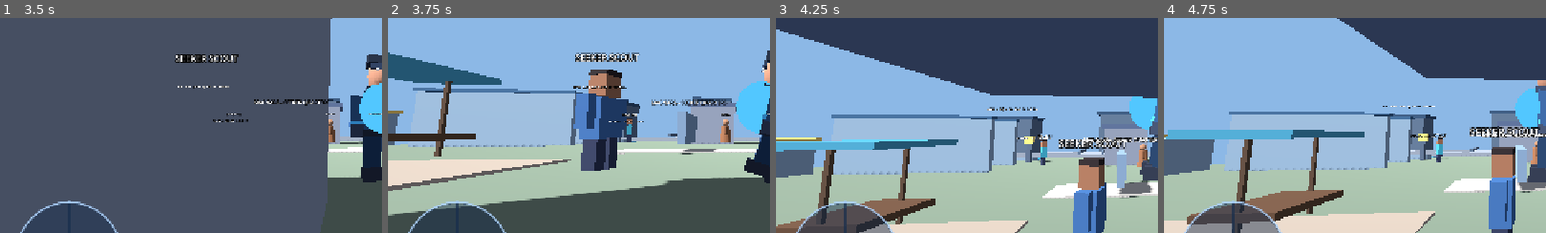
Above: before the commit, frames 1-4 (left to right).
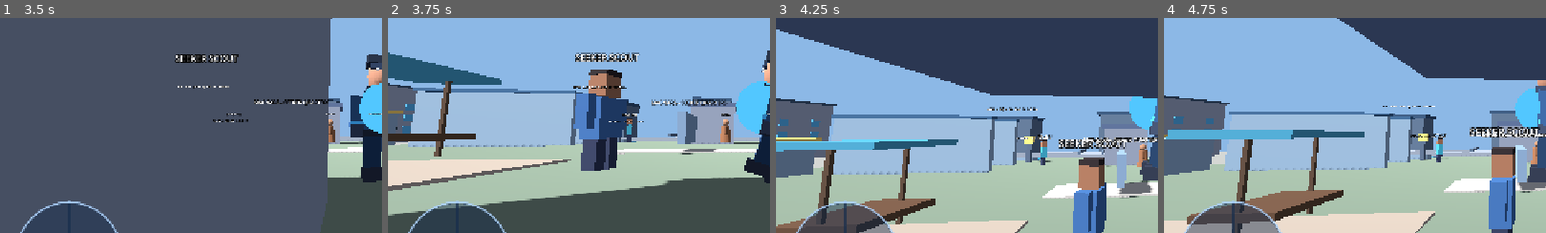
Above: after the commit, the same moments.

Repository: Hazeues12/Seeker-s-Codex-Game
Game: Godot game, scene res://scenes/main.tscn
The game is run twice, just before and just after one commit, with the same random seed, the same clock (stepped at 60 frames per second) and the same inputs.
Inputs (mouse positions are % of the whole screen's width and height, from its top left):
- Up to frame 1 (3.5 s): tap Enter (ui_accept) at 0.5, 0.77 s; move the mouse to (72, 45) at 0.52 s; hold Right (ui_right) 0.53-1.25 s; hold Space 0.53-1.25 s; click (72, 45) at 0.67 s; drag from (30, 55) to (45, 70) at 1.27 s; move the mouse to (60, 28) at 2.02 s; hold Right (ui_right) 2.03-2.75 s; hold Q 2.03-2.75 s; drag from (45, 70) to (20, 35) at 2.77 s
- Up to frame 2 (3.75 s): move the mouse to (80, 65) at 3.52 s; hold Left (ui_left) from 3.53 s (still down); hold E from 3.53 s (still down)
- Up to frame 3 (4.25 s): keep holding Left (ui_left); keep holding E; tap Enter (ui_accept) at 3.77 s
- Up to frame 4 (4.75 s): release Left (ui_left) at 4.25 s; release E at 4.25 s; drag from (20, 35) to (35, 25) at 4.27 s
The pictures show only the part of the screen within x 0-50%, y 31-81%; the shares and areas given below are measured in that part.

Frame 1 is identical in both runs. In frame 2, 1.3% of the frame differs, in the area x 0-8%, y 30-60%; in frame 3, 2.7%, in the area x 0-16%, y 37-70%; in frame 4, 2.6%.

Commit message:
V0.40 establish canon-aware Ring Two city bands and modular streaming

Diff:
--- a/scenes/main.tscn
+++ b/scenes/main.tscn
@@ -8,6 +8,7 @@
 [ext_resource type="Script" path="res://ui/seeker_creator.gd" id="6"]
 [ext_resource type="Script" path="res://world/quarter_life.gd" id="7"]
 [ext_resource type="Script" path="res://world/traversal_course.gd" id="8"]
+[ext_resource type="Script" path="res://world/magnara_ring_two.gd" id="9"]
 
 [sub_resource type="BoxMesh" id="GroundMesh"]
 size = Vector3(60, 1, 60)
@@ -58,3 +59,6 @@
 
 [node name="TraversalCourse" type="Node3D" parent="."]
 script = ExtResource("8")
+
+[node name="MagnaraRingTwo" type="Node3D" parent="."]
+script = ExtResource("9")
--- a/systems/hub_manager.gd
+++ b/systems/hub_manager.gd
@@ -830,7 +830,7 @@
     var position_data: Variant = data.get("position", [])
     if typeof(position_data) == TYPE_ARRAY and position_data.size() == 3:
         var new_pos := Vector3(float(position_data[0]), float(position_data[1]), float(position_data[2]))
-        if absf(new_pos.x) < 28.0 and absf(new_pos.z) < 28.0:
+        if absf(new_pos.x) < 33.5 and new_pos.z > -29.5 and new_pos.z < 129.0:
             player.global_position = new_pos
             player.velocity = Vector3.ZERO
     var yaw: float = float(data.get("camera_yaw", 0.0))
--- /dev/null
+++ b/world/magnara_ring_two.gd
@@ -0,0 +1,199 @@
+extends Node3D
+
+# V0.40: Canon-aware Ring Two expansion and distance-based modular districts.
+# Local map bearings are a game prototype, NOT locked compass geography.
+# Chapter 90 source priority: public quarter -> professional band -> secured Citadel.
+const LOAD_DISTANCE: float = 66.0
+const UNLOAD_DISTANCE: float = 84.0
+const REGIONS = {
+    "public": 46.0,
+    "professional": 82.0,
+    "citadel_approach": 116.0,
+}
+var player: Node3D
+var ticks: float = 0.0
+var active_regions: Dictionary = {}
+var material_cache: Dictionary = {}
+
+func _ready() -> void:
+    call_deferred("_initialize")
+
+func _initialize() -> void:
+    player = get_parent().get_node_or_null("Player") as Node3D
+    # One connected collision floor instead of an endless fully-loaded world.
+    var ground := StaticBody3D.new()
+    ground.name = "ConnectedRingTwoGround"
+    add_child(ground)
+    _part(ground, "Ground", Vector3(0.0, 0.0, 85.0), Vector3(68.0, 1.0, 111.0), Color(0.55, 0.54, 0.50), true)
+    _refresh_regions()
+
+func _process(delta: float) -> void:
+    ticks += delta
+    if ticks >= 0.55:
+        ticks = 0.0
+        _refresh_regions()
+
+func _refresh_regions() -> void:
+    if not is_instance_valid(player):
+        return
+    for id in REGIONS:
+        var target_z: float = float(REGIONS[id])
+        var distance: float = absf(player.global_position.z - target_z)
+        if not active_regions.has(id) and distance < LOAD_DISTANCE:
+            var section := Node3D.new()
+            section.name = "Region_" + str(id)
+            section.add_to_group("margerina_streamed_region")
+            add_child(section)
+            match str(id):
+                "public": _public_quarter(section)
+                "professional": _professional_quarter(section)
+                "citadel_approach": _citadel_approach(section)
+            active_regions[id] = section
+        elif active_regions.has(id) and distance > UNLOAD_DISTANCE:
+            var old: Node3D = active_regions[id]
+            active_regions.erase(id)
+            old.queue_free()
+
+func _mat(color: Color) -> StandardMaterial3D:
+    var key: String = str(color)
+    if material_cache.has(key):
+        return material_cache[key]
+    var result := StandardMaterial3D.new()
+    result.albedo_color = color
+    result.roughness = 0.77
+    material_cache[key] = result
+    return result
+
+func _part(parent: Node3D, label: String, center: Vector3, dimensions: Vector3, color: Color, solid: bool = false, wall: bool = false) -> void:
+    var mesh := MeshInstance3D.new()
+    mesh.name = label
+    var shape := BoxMesh.new()
+    shape.size = dimensions
+    mesh.mesh = shape
+    mesh.position = center
+    mesh.material_override = _mat(color)
+    mesh.cast_shadow = GeometryInstance3D.SHADOW_CASTING_SETTING_OFF
+    parent.add_child(mesh)
+    if solid:
+        var body := StaticBody3D.new()
+        body.name = label + "Collision"
+        if wall:
+            body.add_to_group("traversal_wall")
+        mesh.add_child(body)
+        var collider := CollisionShape3D.new()
+        var volume := BoxShape3D.new()
+        volume.size = dimensions
+        collider.shape = volume
+        body.add_child(collider)
+
+func _tag(parent: Node3D, message: String, center: Vector3, scale: int = 38) -> void:
+    var label := Label3D.new()
+    label.text = message
+    label.font_size = scale
+    label.pixel_size = 0.006
+    label.position = center
+    label.billboard = BaseMaterial3D.BILLBOARD_ENABLED
+    label.no_depth_test = true
+    parent.add_child(label)
+
+func _road(parent: Node3D, start: float, length: float) -> void:
+    _part(parent, "FourCarriagePaleStoneAvenue", Vector3(12.0, 0.535, start + length * 0.5), Vector3(12.5, 0.065, length), Color(0.72, 0.68, 0.61))
+    for n in range(int(length / 8.0)):
+        var zz: float = start + float(n) * 8.0 + 4.0
+        _part(parent, "AvenuePavingJoint", Vector3(12.0, 0.579, zz), Vector3(12.2, 0.02, 0.08), Color(0.60, 0.59, 0.55))
+
+func _sigil_lamp(parent: Node3D, x: float, z: float) -> void:
+    var bronze := Color(0.48, 0.33, 0.19)
+    _part(parent, "BronzeResonanceLamp", Vector3(x, 1.55, z), Vector3(0.17, 2.0, 0.17), bronze)
+    _part(parent, "SealedGlassLantern", Vector3(x, 2.62, z), Vector3(0.52, 0.63, 0.52), Color(0.42, 0.78, 0.92))
+    _part(parent, "SigilBronzeCrown", Vector3(x, 2.98, z), Vector3(0.65, 0.13, 0.65), bronze)
+
+func _building(parent: Node3D, label: String, x: float, z: float, floors: int, stone: Color) -> void:
+    var height: float = 2.5 + float(floors) * 1.35
+    _part(parent, label, Vector3(x, 0.5 + height * 0.5, z), Vector3(7.0, height, 6.4), stone, true, true)
+    _part(parent, label + "Roof", Vector3(x, 0.58 + height, z), Vector3(7.45, 0.2, 6.9), Color(0.24, 0.31, 0.38), true)
+    for level in range(floors):
+        var window_y: float = 2.0 + float(level) * 1.35
+        for ix in [-1.65, 1.65]:
+            _part(parent, label + "Window", Vector3(x + ix, window_y, z - 3.23), Vector3(0.88, 0.77, 0.05), Color(0.32, 0.62, 0.75))
+    _part(parent, label + "Door", Vector3(x, 1.4, z - 3.23), Vector3(1.25, 1.8, 0.06), Color(0.20, 0.25, 0.28))
+
+func _public_quarter(parent: Node3D) -> void:
+    _road(parent, 30.5, 39.0)
+    var canal := Color(0.12, 0.44, 0.62)
+    _part(parent, "BlueResonanceCanal", Vector3(-11.0, 0.578, 49.5), Vector3(3.8, 0.085, 38.0), canal)
+    for bank in [-13.3, -8.7]:
+        _part(parent, "StoneCanalEdge", Vector3(bank, 0.83, 49.5), Vector3(0.42, 0.46, 38.2), Color(0.63, 0.61, 0.60))
+    for z in [41.5, 59.0]:
+        _part(parent, "IronFootbridge", Vector3(-11.0, 0.93, z), Vector3(7.2, 0.27, 2.8), Color(0.30, 0.33, 0.38), true)
+        for side in [-1.3, 1.3]:
+            _part(parent, "IronBridgeRail", Vector3(-11.0, 1.43, z + side), Vector3(7.3, 0.86, 0.10), Color(0.26, 0.28, 0.30))
+    for i in range(4):
+        var z: float = 35.0 + float(i) * 9.0
+        _building(parent, "CivicResidence_%d" % i, 25.0 if i % 2 == 0 else -23.0, z, 2 + i % 2, Color(0.57, 0.58, 0.61))
+        _sigil_lamp(parent, 19.0, z + 1.8)
+    _tag(parent, "RING TWO / PUBLIC QUARTER", Vector3(11.7, 4.2, 36.0), 46)
+    _tag(parent, "INNS  |  NOODLES  |  LAUNDRY  |  RESIDENCES", Vector3(12.0, 3.35, 54.5), 29)
+    _tag(parent, "BLUE RESONANCE CANAL", Vector3(-11.0, 3.2, 46.0), 33)
+    _part(parent, "NoodleStallCounter", Vector3(3.1, 1.15, 53.5), Vector3(2.2, 1.25, 1.6), Color(0.48, 0.30, 0.18))
+    _part(parent, "PublicLaundryRack", Vector3(2.7, 2.0, 62.0), Vector3(2.9, 0.12, 0.16), Color(0.68, 0.62, 0.48))
+
+func _professional_quarter(parent: Node3D) -> void:
+    _road(parent, 69.5, 35.5)
+    var stone := Color(0.53, 0.58, 0.64)
+    _building(parent, "RegistrationAndCertification", -1.0, 79.0, 3, stone)
+    _building(parent, "SeekerMedicalHall", 26.0, 80.0, 3, Color(0.63, 0.62, 0.60))
+    _building(parent, "SoulwrightOffices", -1.0, 98.0, 3, Color(0.46, 0.54, 0.59))
+    _building(parent, "NightBarracks", 26.0, 99.0, 3, stone)
+    _part(parent, "MartialTrainingCourt", Vector3(-19.0, 0.59, 86.0), Vector3(10.0, 0.16, 12.0), Color(0.47, 0.47, 0.46))
+    for i in range(4):
+        var x: float = -23.0 + float(i % 2) * 7.0
+        var z: float = 83.0 + float(i / 2) * 6.0
+        _part(parent, "TrainingSparringPost", Vector3(x, 1.55, z), Vector3(0.28, 2.0, 0.28), Color(0.53, 0.33, 0.20))
+    for z in [75.0, 88.0, 100.0]:
+        _sigil_lamp(parent, 19.0, z)
+    _tag(parent, "RING TWO / SEEKER PROFESSIONAL PRECINCT", Vector3(11.0, 4.6, 76.0), 38)
+    _tag(parent, "REGISTRATION / CERTIFICATION", Vector3(-1.0, 8.0, 79.0), 27)
+    _tag(parent, "MEDICAL TRAINING", Vector3(26.0, 8.0, 80.0), 29)
+    _tag(parent, "SOULWRIGHT DIVISION", Vector3(-1.0, 8.0, 98.0), 28)
+    _tag(parent, "BARRACKS", Vector3(26.0, 8.0, 99.0), 29)
+
+func _citadel_approach(parent: Node3D) -> void:
+    _road(parent, 105.0, 24.0)
+    for x in [4.0, 20.0]:
+        _part(parent, "BasaltCitadelRampart", Vector3(x, 3.9, 119.0), Vector3(8.0, 6.7, 2.2), Color(0.13, 0.17, 0.20), true)
+        _part(parent, "GoldRampartCap", Vector3(x, 7.4, 119.0), Vector3(8.2, 0.42, 2.5), Color(0.66, 0.52, 0.25))
+    _part(parent, "WesternSecurePerimeter", Vector3(-16.0, 6.0, 119.0), Vector3(36.0, 11.0, 2.2), Color(0.13, 0.17, 0.20), true)
+    _part(parent, "EasternSecurePerimeter", Vector3(40.0, 6.0, 119.0), Vector3(34.0, 11.0, 2.2), Color(0.13, 0.17, 0.20), true)
+    # A gated silhouette marks the security boundary; access is not claimed as canon.
+    _part(parent, "RestrictedCitadelGate", Vector3(12.0, 3.5, 119.0), Vector3(8.0, 5.6, 0.55), Color(0.20, 0.25, 0.29), true)
+    _tag(parent, "SECURED CITADEL PRECINCT / AUTHORIZATION REQUIRED", Vector3(12.0, 8.3, 114.0), 34)
+    # Hexagonal black-and-gold Citadel with thirteen distant towers.
+    var center := Vector3(12.0, 0.0, 153.0)
+    var mass := MeshInstance3D.new()
+    mass.name = "CitadelHexagonalMass"
+    var hex := CylinderMesh.new()
+    hex.radial_segments = 6
+    hex.top_radius = 11.0
+    hex.bottom_radius = 13.0
+    hex.height = 22.0
+    mass.mesh = hex
+    mass.material_override = _mat(Color(0.10, 0.13, 0.16))
+    mass.position = center + Vector3(0.0, 11.0, 0.0)
+    parent.add_child(mass)
+    for i in range(13):
+        var angle: float = TAU * float(i) / 13.0
+        var radius: float = 16.0 + float(i % 2) * 1.5
+        var tower := MeshInstance3D.new()
+        tower.name = "CitadelTower_%02d" % (i + 1)
+        var shaft := CylinderMesh.new()
+        shaft.radial_segments = 6
+        shaft.top_radius = 1.8
+        shaft.bottom_radius = 2.5
+        shaft.height = 19.0 + float(i % 3) * 4.0
+        tower.mesh = shaft
+        tower.position = center + Vector3(cos(angle) * radius, 13.0 + float(i % 3) * 2.0, sin(angle) * radius)
+        tower.material_override = _mat(Color(0.10, 0.13, 0.18) if i % 2 == 0 else Color(0.28, 0.25, 0.20))
+        parent.add_child(tower)
+        _part(parent, "CitadelGoldFinial", tower.position + Vector3(0.0, 10.2 + float(i % 3) * 2.0, 0.0), Vector3(2.2, 0.9, 2.2), Color(0.73, 0.56, 0.22))
+    _tag(parent, "SEEKER CITADEL / THIRTEEN TOWERS", center + Vector3(0.0, 36.0, -13.0), 39)
Not shown: 1 places in scenes/main.tscn that only renumber resources
Not shown, added: docs/MAGNARA_CANON_BLUEPRINT.md
